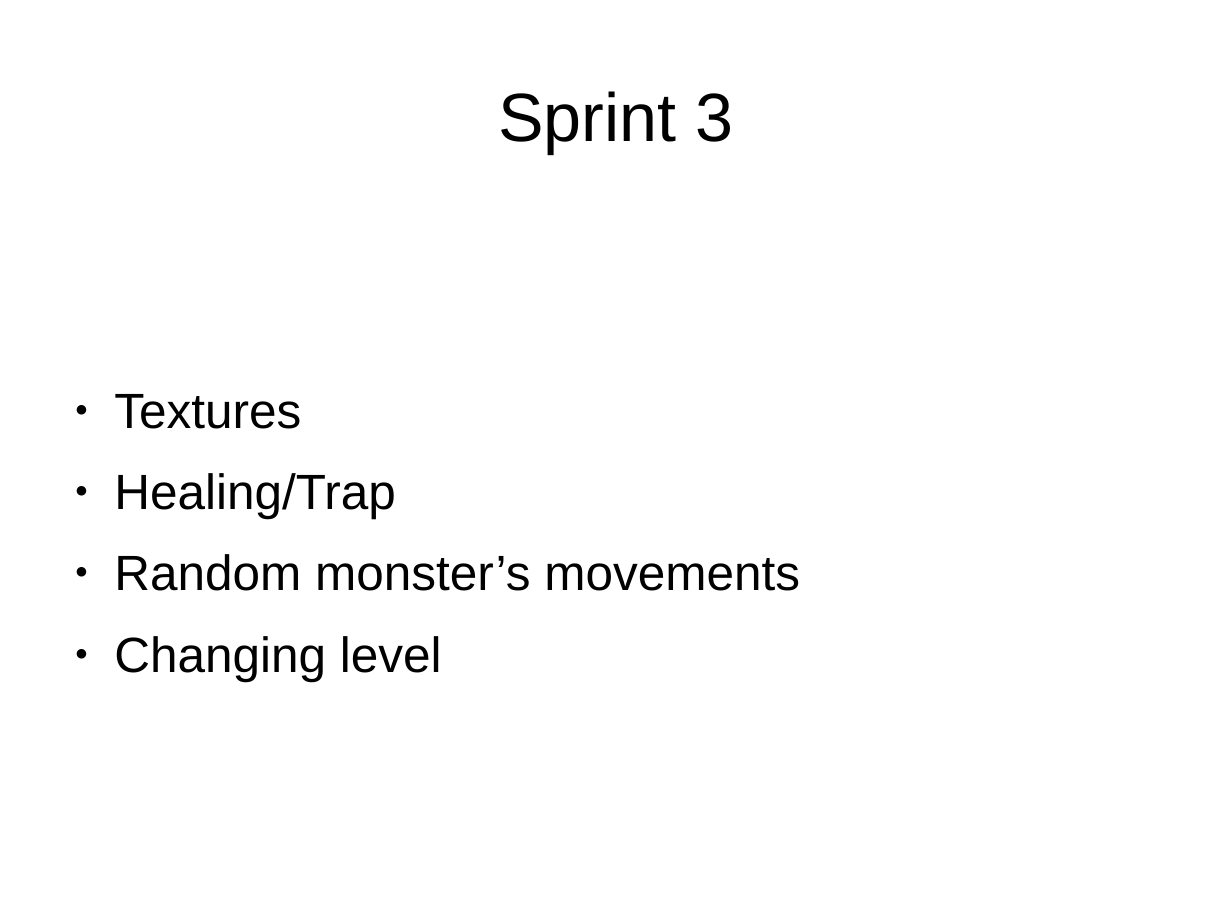
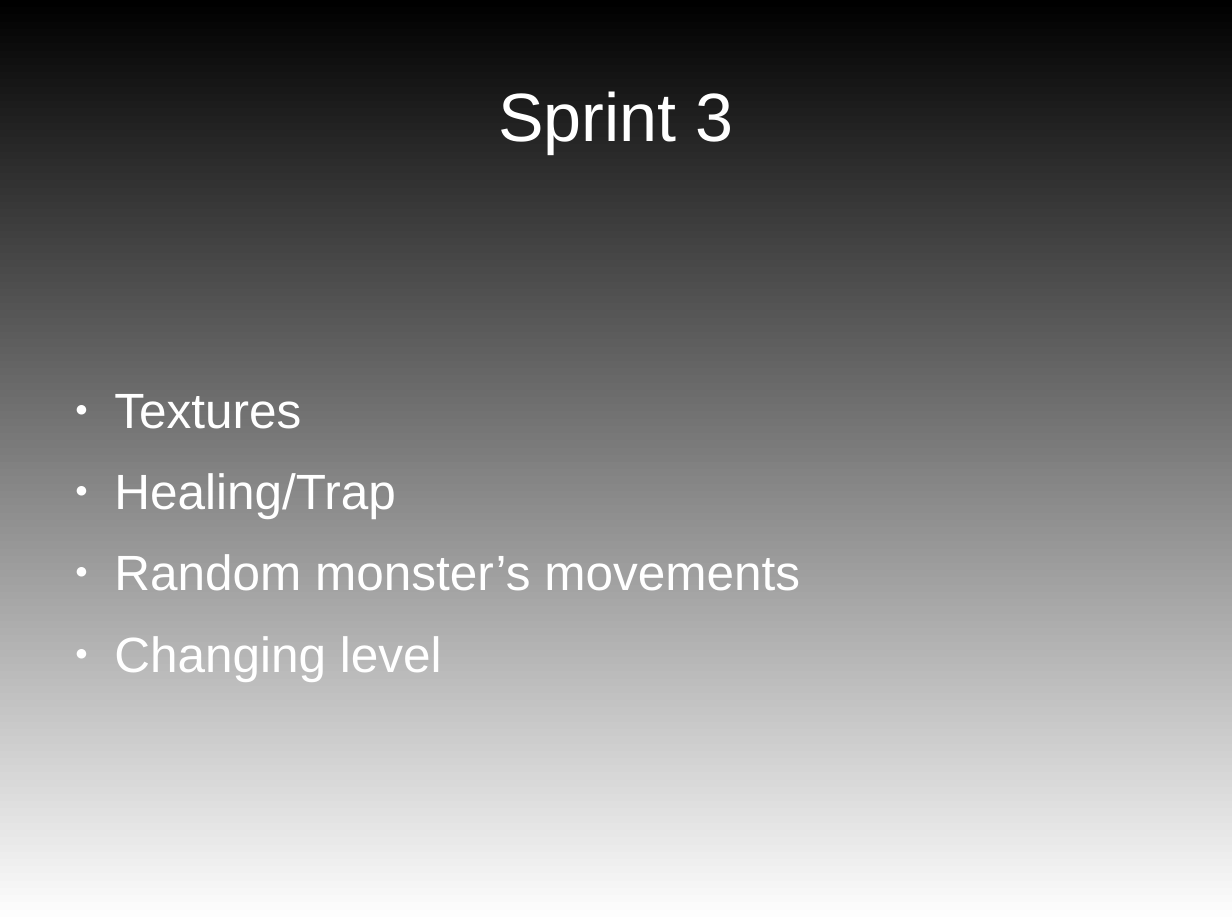
Before and after one commit to lukyky414/ACL2018_LAN-SCH, a slide deck: slide 7 of annexe/Presentation.odp. Drawn at 1232x924 pixels with LibreOffice and Linux fonts; fonts in the diff are those of the drawing. Boxes give left, top, right and bottom in pixels: in the first picture for what was removed or moved away, otherwise in the second. Text is boxed around its words. In the diff, an @@ line names an element or a change of style, - is before the commit and + after.

```diff
--- a/annexe/Presentation.odp
+++ b/annexe/Presentation.odp
@@ background #FFFFFF to gradient #000000 to #FFFFFF @@
@@ title "Sprint 3" at [498,91,733,153]: text colour #000000 to #FFFFFF @@
@@ text "Textures" at [114,394,800,681]: text colour #000000 to #FFFFFF; bullet colour #000000 to #FFFFFF @@
```
Also in this commit, not shown: 8 other slides changed, 1 slide added, 1 slide removed.
